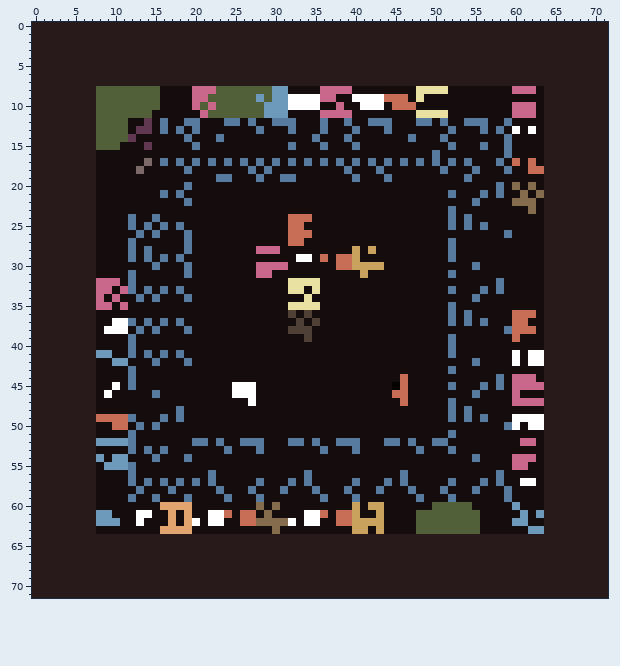
A sprite sheet gets an edit: 016level.png. Above: the version before the commit.
The file is 72x72 pixels.
New version:
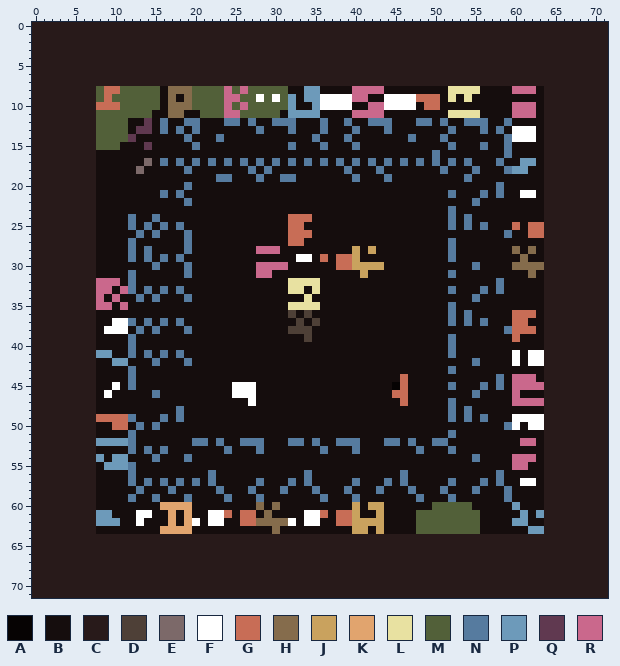
Palette (. is transparent): A #060303  B #150d0d  C #281a1a  D #4e4037  E #7c6969  F #ffffff  G #c86d56  H #856c4c  J #c9a25e  K #e1a46e  L #e8e1a1  M #526039  N #567b9f  P #6d9aba  Q #603950  R #ca688c
Difference:
The edit turns colour F into colour B in row 9 at x 33 and 42 to 43; in row 10 at x 33 to 34 and 41.
The edit turns colour G into colour B in row 17 at x 60; in row 18 at x 62 to 63.
The edit turns colour H into colour B in row 20 at x 60 and 62; in row 21 at x 63; in row 22 at x 60 to 62; in row 23 at x 62.
The edit turns colour L into colour B in row 8 at x 48 to 51; in row 11 at x 48 to 51.
The edit turns colour P into colour B in row 11 at x 31.
The edit turns colour R into colour B in row 8 at x 36 to 39; in row 11 at x 36 to 39.
The edit turns colour B into colour F in row 9 at x 38 to 39 and 47; in row 10 at x 36 to 37, 39 and 44; in row 13 at x 61; in row 14 at x 60 to 62; in row 21 at x 62.
The edit turns colour G into colour F in row 9 at x 44 to 46; in row 10 at x 45 to 47.
The edit turns colour H into colour F in row 21 at x 61.
The edit turns colour P into colour F in row 9 at x 28 and 30.
The edit turns colour R into colour F in row 9 at x 36 to 37; in row 10 at x 38.
The edit turns colour B into colour G in rows 9 to 10 at x 49 to 50; in row 25 at x 60 and 62 to 63; in row 26 at x 62 to 63.
The edit turns colour L into colour G in row 9 at x 48.
The edit turns colour M into colour G in row 8 at x 9 to 10; in row 9 at x 9; in row 10 at x 8 to 10.
The edit turns colour B into colour H in row 8 at x 17 to 19; in row 9 at x 17 and 19; in row 10 at x 17 to 19; in row 11 at x 17 to 18; in row 28 at x 60 and 62; in row 29 at x 61.
The edit turns colour B into colour H in row 30 at x 60 to 63; in row 31 at x 62.
The edit turns colour B into colour L in row 8 at x 52 to 55; in row 9 at x 52 and 54; in row 11 at x 52 to 55.
The edit turns colour P into colour M in row 8 at x 30 to 31; in row 9 at x 31; in row 10 at x 29 to 31; in row 11 at x 29 to 30.
The edit turns colour R into colour M in row 8 at x 20 to 22; in row 9 at x 20 to 21; in row 10 at x 20 and 22; in row 11 at x 21.
The edit turns colour B into colour P in row 8 at x 34 to 35; in row 11 at x 32 to 35; in row 17 at x 61; in row 18 at x 60 to 61.
The edit turns colour F into colour P in row 9 at x 32 and 34 to 35; in row 10 at x 32 and 35.
The edit turns colour G into colour P in row 17 at x 62.
The edit turns colour B into colour R in row 8 at x 40 to 43; in row 11 at x 40 to 43.
The edit turns colour F into colour R in row 9 at x 40 to 41; in row 10 at x 42 to 43.
The edit turns colour M into colour R in row 8 at x 24 and 26; in row 9 at x 24 to 25; in row 10 at x 24 and 26; in row 11 at x 24 to 25.
